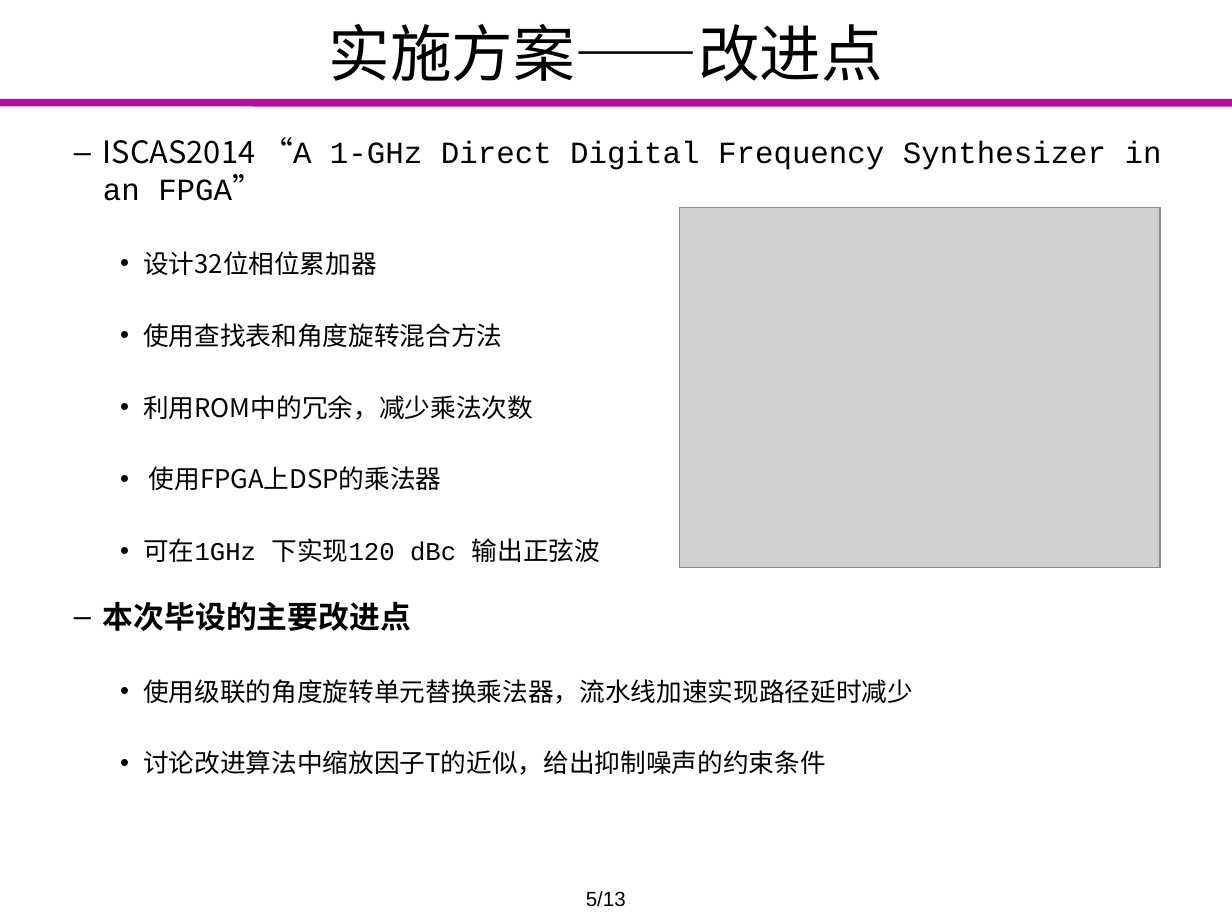
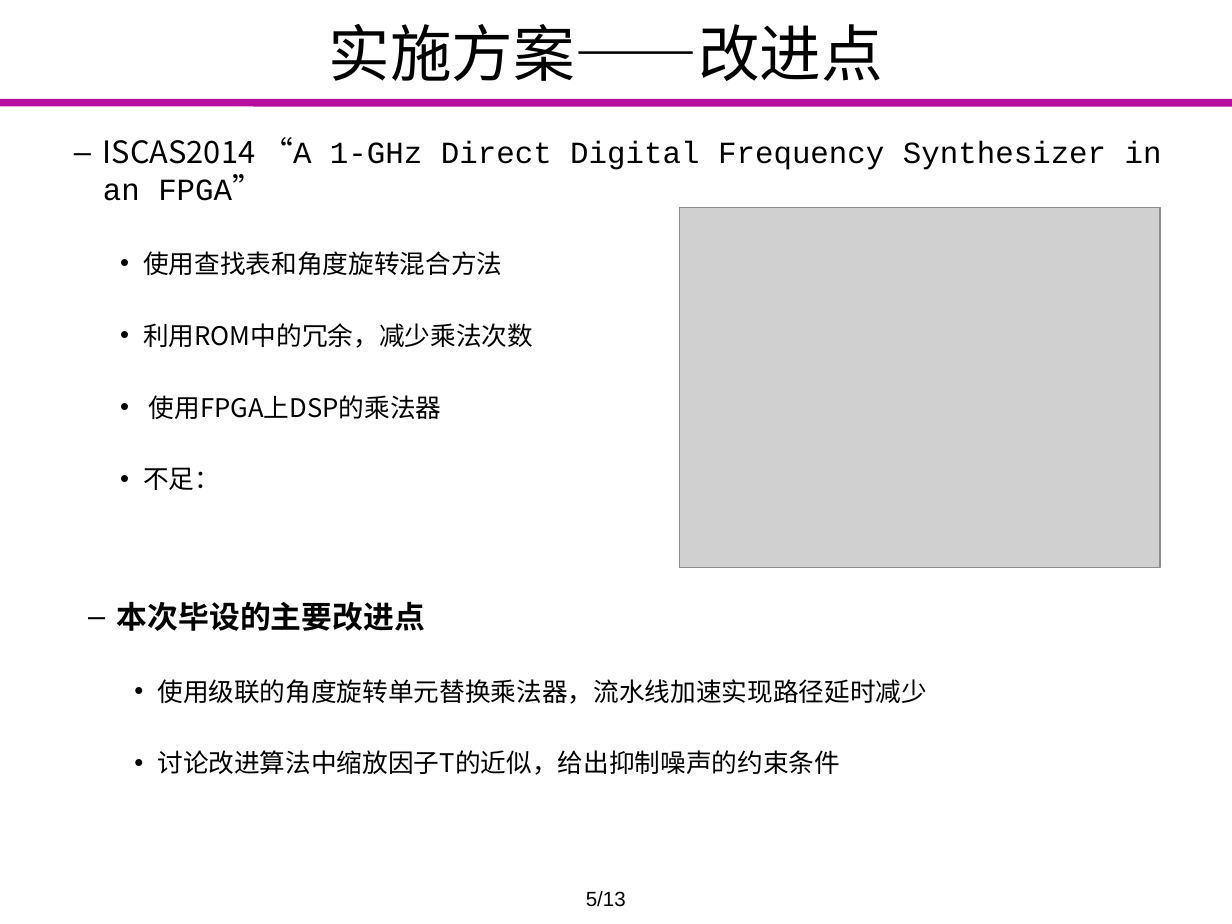
Before and after one commit to Markov2016/lunwen, a slide deck: slide 7 of dabian/杨一雄_毕业设计答辩.pptx (slide 5 before the commit). Drawn at 1232x924 pixels with LibreOffice and Linux fonts; fonts in the diff are those of the drawing; grey boxes stand for pictures; background and template pictures are left out. Boxes give left, top, right and bottom in pixels: in the first picture for what was removed or moved away, otherwise in the second. Text is boxed around its words. In the diff, an @@ line names an element or a change of style, - is before the commit and + after.

```diff
--- a/dabian/杨一雄_毕业设计答辩.pptx
+++ b/dabian/杨一雄_毕业设计答辩.pptx
@@ text at bbox=[143, 251, 377, 275]: paragraph removed @@
-    • 设计32位相位累加器
@@ text at bbox=[143, 467, 220, 490]: text changed; font Courier New to Noto Sans CJK SC @@
-    • 可在1GHz 下实现120 dBc 输出正弦波
+    • 不足：
@@ text "本次毕设的主要改进点": place and size @@
-text "本次毕设的主要改进点" at bbox=[103, 601, 913, 775]
+text "本次毕设的主要改进点" at bbox=[117, 601, 927, 775]
```
Also in this commit, not shown: 4 other slides changed, 3 slides added.
